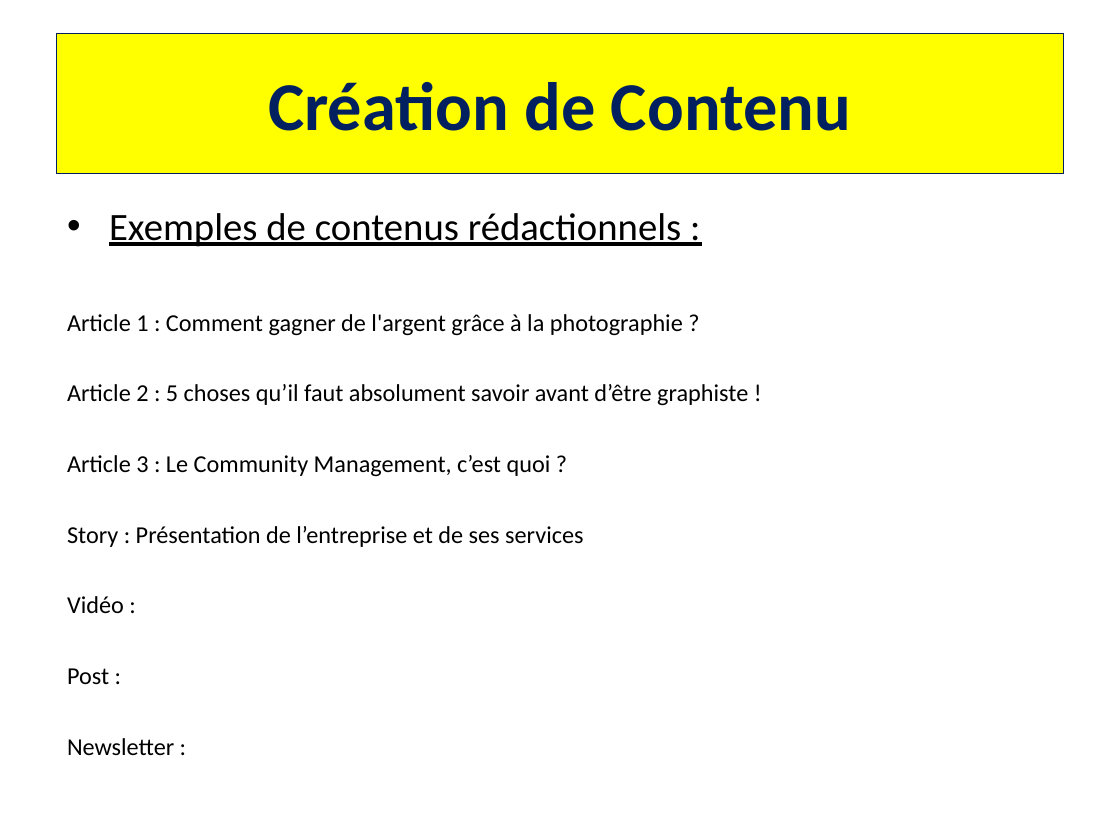
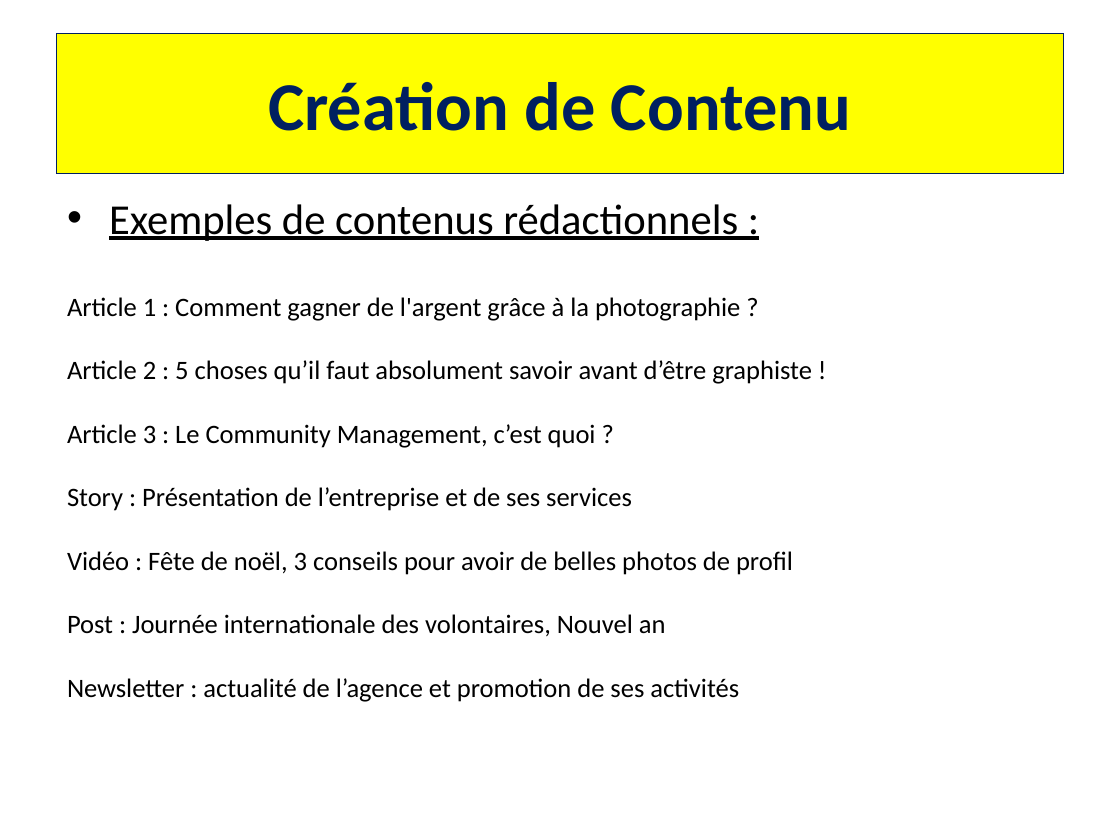
Before and after one commit to edwigesay22/SAYNA-MARKETING-EVALUATIONF-112022, a slide deck: slide 12 of Presentation_de_levaluation_finale_-_EA_Design.pptx. Drawn at 1120x840 pixels with LibreOffice and Linux fonts; fonts in the diff are those of the drawing. Boxes give left, top, right and bottom in pixels: in the first picture for what was removed or moved away, otherwise in the second. Text is boxed around its words. In the diff, an @@ line names an element or a change of style, - is before the commit and + after.

```diff
--- a/Presentation_de_levaluation_finale_-_EA_Design.pptx
+++ b/Presentation_de_levaluation_finale_-_EA_Design.pptx
@@ text at <box>67,204,812,511</box>: size 25 to 27.4 pt in "Exemples de contenus rédactionnels :"; size 15.6 to 17.1 pt in "Article 1 : Comment gagner de l'argent ...", "Article 2 : 5 choses qu’il faut ...", "Article 3 : Le Community Management, c’est ...", "Story : Présentation de l’entreprise et de ..."; line spacing 1 to 0.8 @@
@@ text at <box>67,551,793,702</box>: text changed; size 15.6 to 17.1 pt @@
-Vidéo :
-Post :
-Newsletter :
+Vidéo : Fête de noël, 3 conseils pour avoir de belles photos de profil
+Post : Journée internationale des volontaires, Nouvel an
+Newsletter : actualité de l’agence et promotion de ses activités
```
Also in this commit, not shown: 6 other slides changed, 1 other file.
